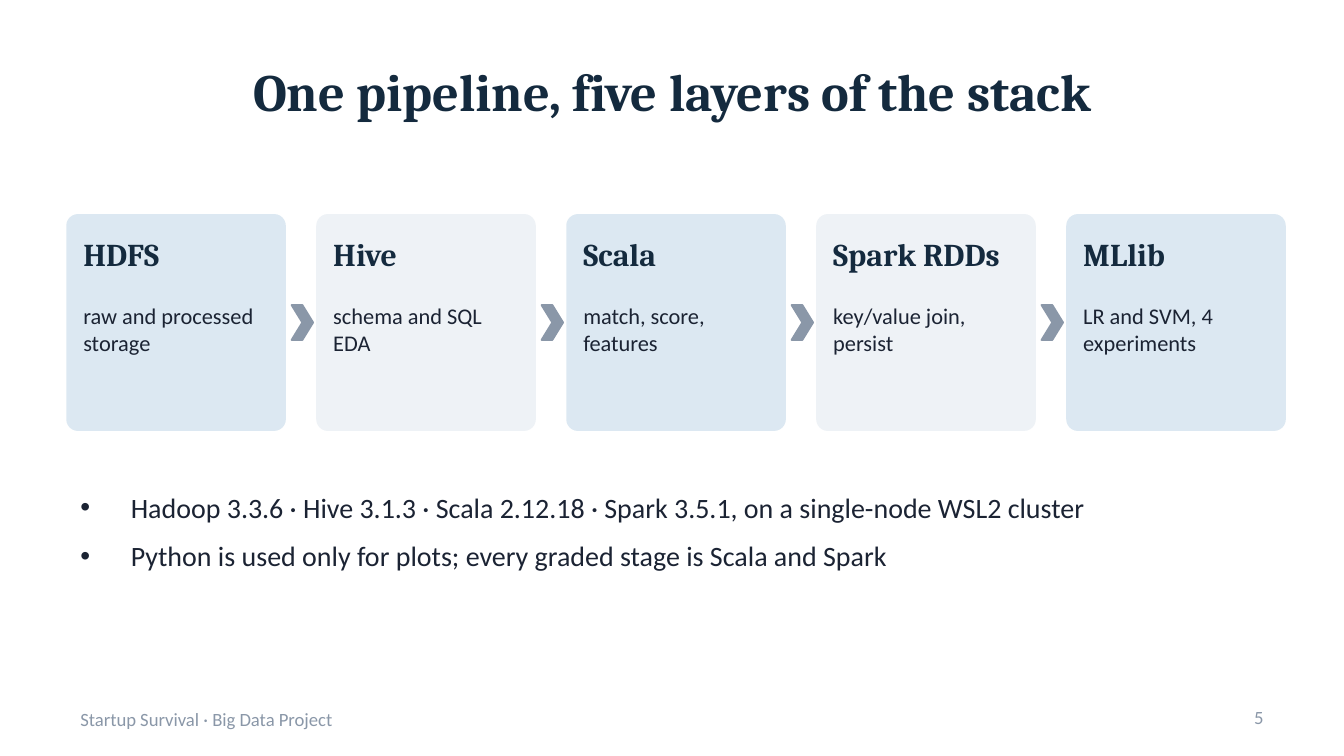
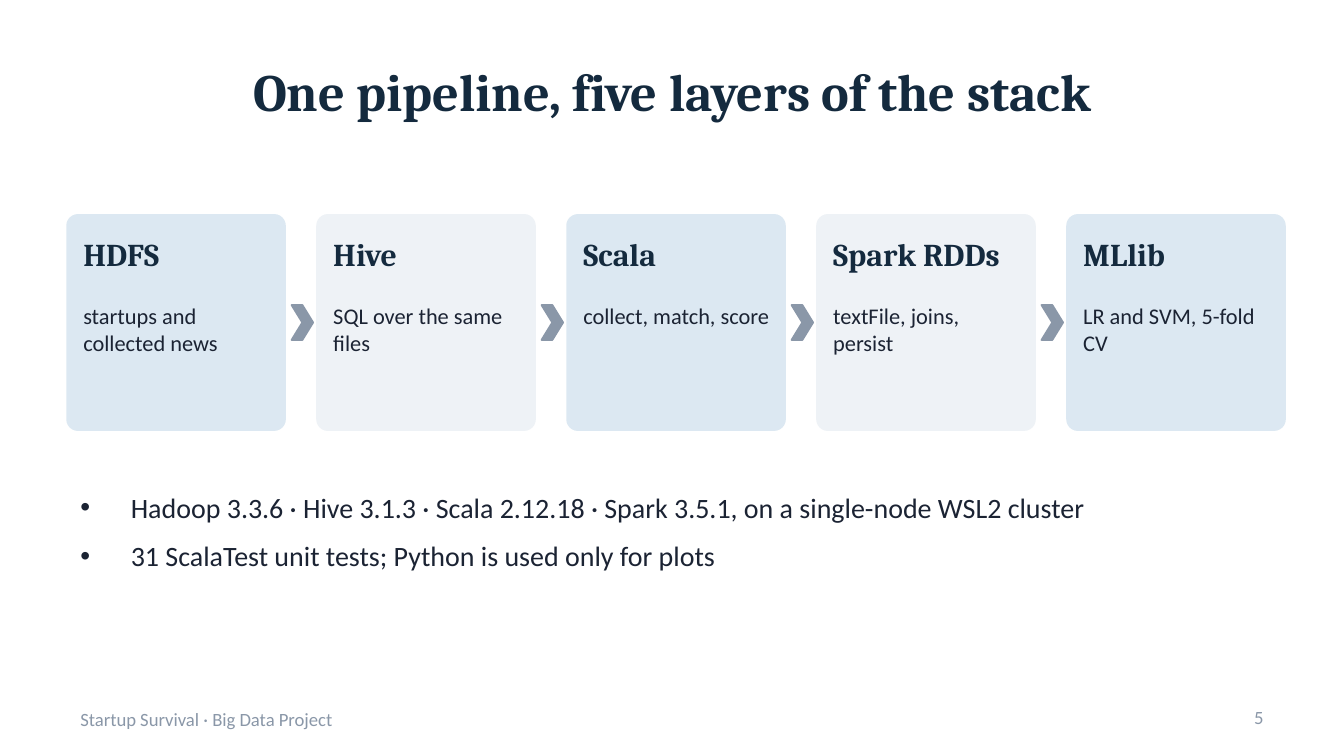
Before and after one commit to AnushreeKasturi/Survivorship, a slide deck: slide 5 of report/presentation.pptx. Drawn at 1344x756 pixels with LibreOffice and Linux fonts; fonts in the diff are those of the drawing. Boxes give left, top, right and bottom in pixels: in the first picture for what was removed or moved away, otherwise in the second. Text is boxed around its words. In the diff, an @@ line names an element or a change of style, - is before the commit and + after.

```diff
--- a/report/presentation.pptx
+++ b/report/presentation.pptx
@@ text at <box>83,308,217,351</box>: text changed @@
-raw and processed storage
+startups and collected news
@@ text at <box>333,308,502,351</box>: text changed @@
-schema and SQL EDA
+SQL over the same files
@@ text at <box>583,308,769,327</box>: text changed @@
-match, score, features
+collect, match, score
@@ text at <box>833,308,959,355</box>: text changed @@
-key/value join, persist
+textFile, joins, persist
@@ text at <box>1083,308,1255,351</box>: text changed @@
-LR and SVM, 4 experiments
+LR and SVM, 5-fold CV
@@ text at <box>131,546,715,571</box>: text changed @@
-• Python is used only for plots; every graded stage is Scala and Spark
+• 31 ScalaTest unit tests; Python is used only for plots
```
Also in this commit, not shown: 9 other slides changed, 4 slides added, 4 slides removed, 10 other files.
